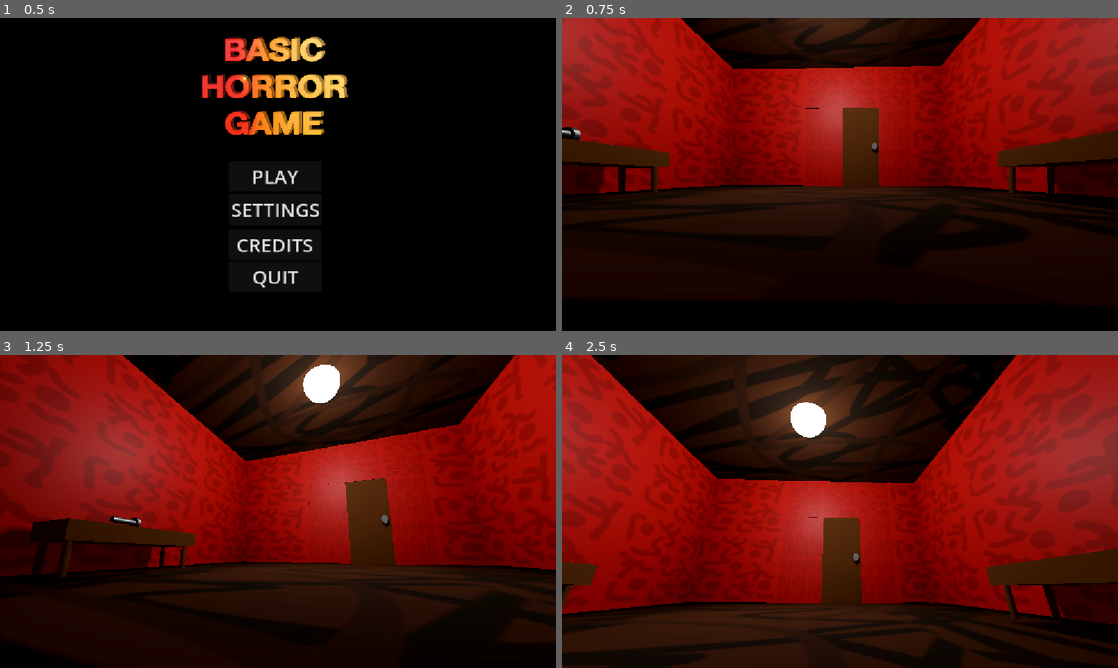
Above: before the commit, frames 1-4 (two rows, left to right).
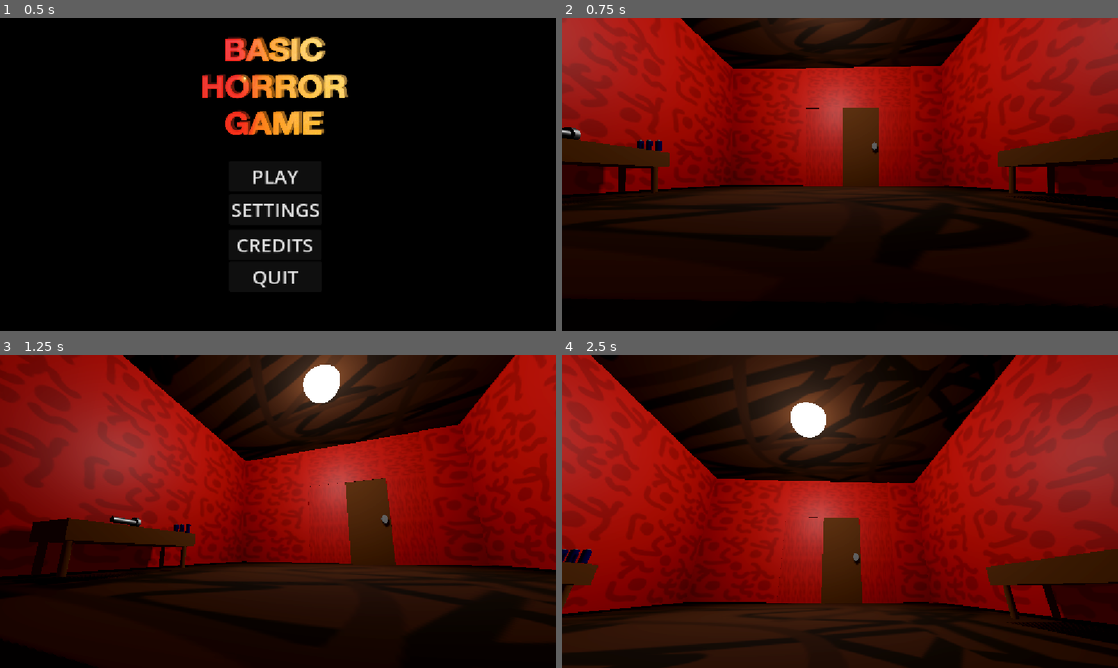
Above: after the commit, the same moments.

Repository: christiannoll/Basic3DGame
Game: Godot game, scene res://Scenes/main_menu.tscn
Same seed, same stepped clock (60 frames per second), same inputs: the game is played once before the commit and once after it. The engine's default icon, where the game draws it, is replaced by a stand-in: a white triangle on a blue panel in a dark square.
Inputs (mouse positions are in pixels of both pictures, inside the frame that each line leads up to):
- Up to frame 1 (0.5 s): no input
- Up to frame 2 (0.75 s): click "PLAY" at 0.5 s
- Up to frame 3 (1.25 s): no input
- Up to frame 4 (2.5 s): move the mouse to (867, 511) at 1.27 s; hold W (forward) from 1.28 s (still down); tap F (flashlight) at 1.35 s; tap Space (jump) at 1.52, 2.27 s; move the mouse to (812, 511) at 2.02 s; tap E (interact) at 2.1 s

Frame 1 is identical in both runs. In frame 2, 0.1% of the frame differs, in the area x 11-18%, y 38-58%; in frame 3, less than 0.1%; in frame 4, 0.2%, in the area x 0-6%, y 62-67%.

Commit message:
Added batteries to main scene

Diff:
--- a/Scenes/level.tscn
+++ b/Scenes/level.tscn
@@ -25,6 +25,7 @@
 [ext_resource type="AudioStream" uid="uid://cudvrghhug2qa" path="res://Sounds/sudden-scare.mp3" id="21_0cmrb"]
 [ext_resource type="PackedScene" uid="uid://b6bq8qdmcyc62" path="res://Scenes/monster.tscn" id="24_gf56v"]
 [ext_resource type="Script" uid="uid://dqjeowolwkln2" path="res://Scripts/monster_spawner.gd" id="25_6y3s5"]
+[ext_resource type="PackedScene" uid="uid://balc5jhnj32gy" path="res://Scenes/battery.tscn" id="26_u0did"]
 
 [sub_resource type="ProceduralSkyMaterial" id="ProceduralSkyMaterial_51e2h"]
 sky_horizon_color = Color(0.66224277, 0.6717428, 0.6867428, 1)
@@ -668,6 +669,15 @@
 [node name="CollisionShape3D" type="CollisionShape3D" parent="monster_spawner" unique_id=896686427]
 shape = SubResource("BoxShape3D_gf56v")
 
+[node name="battery" parent="." unique_id=240790748 instance=ExtResource("26_u0did")]
+transform = Transform3D(0.1, 0, 0, 0, 0.1, 0, 0, 0, 0.1, -0.30744767, 1.4863515, -29.525595)
+
+[node name="battery2" parent="." unique_id=531274657 instance=ExtResource("26_u0did")]
+transform = Transform3D(0.1, 0, 0, 0, 0.1, 0, 0, 0, 0.1, -0.4880767, 1.4863515, -29.525595)
+
+[node name="battery3" parent="." unique_id=1599722839 instance=ExtResource("26_u0did")]
+transform = Transform3D(0.1, 0, 0, 0, 0.1, 0, 0, 0, 0.1, -0.6758592, 1.4863515, -29.525595)
+
 [connection signal="body_entered" from="Scare_Trigger/scare_trigger" to="Scare_Trigger/scare_trigger" method="trigger_entered"]
 [connection signal="body_entered" from="Scare_Trigger/scare_trigger2" to="Scare_Trigger/scare_trigger2" method="trigger_entered"]
 [connection signal="body_entered" from="monster_spawner" to="monster_spawner" method="spawn_monster"]
